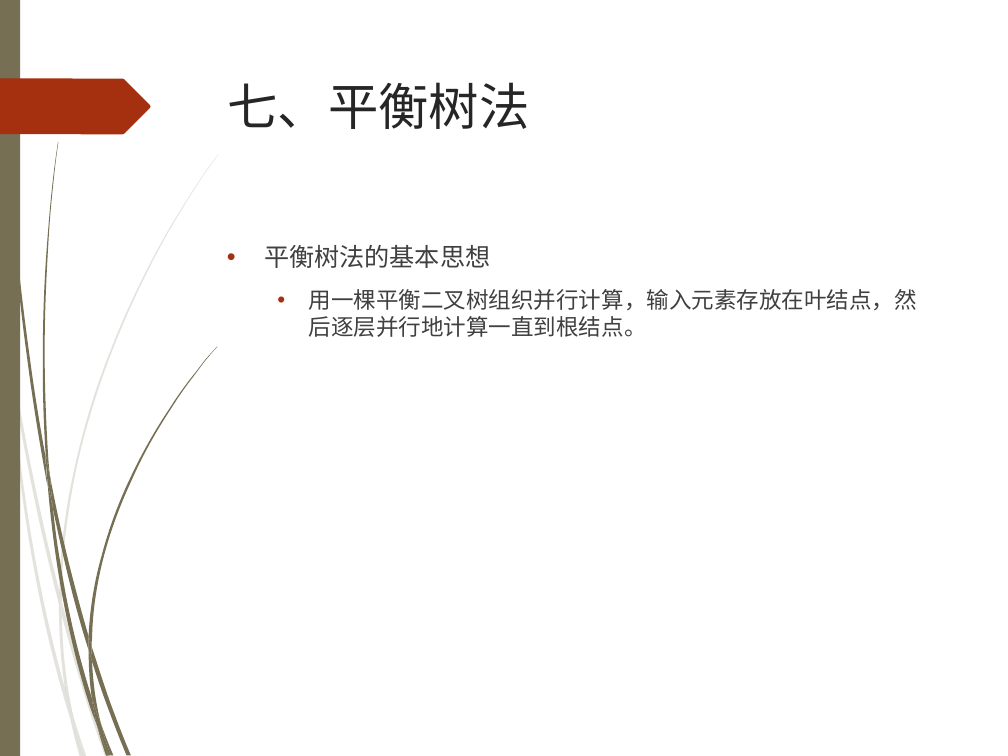
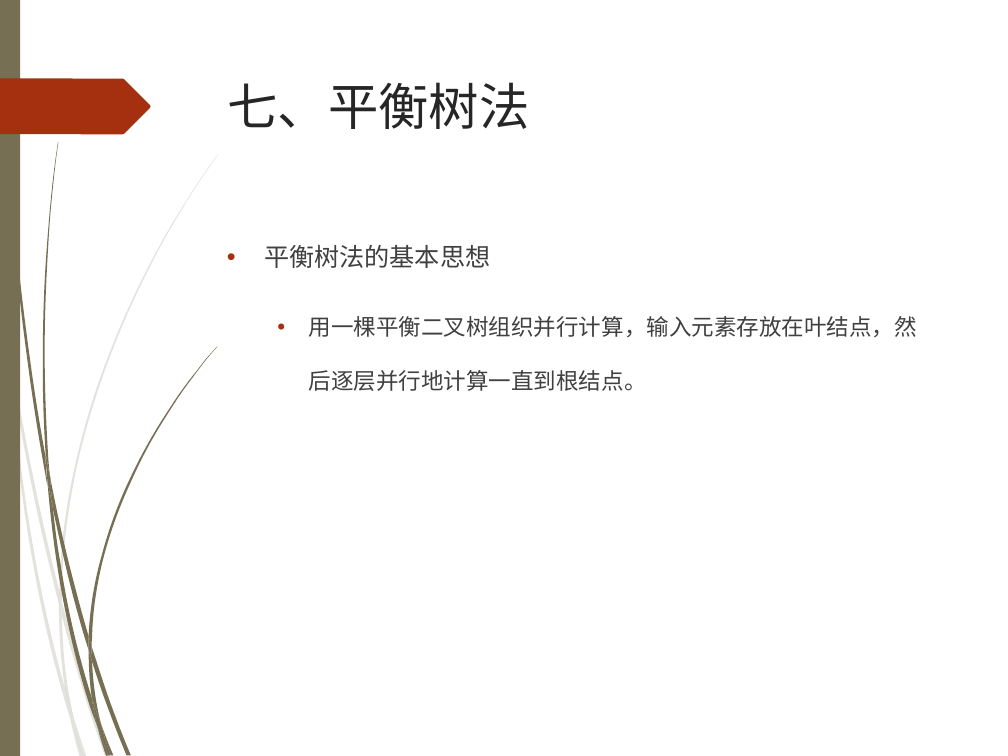
Before and after one commit to TeacherPeng/Parallel, a slide deck: slide 27 of 教案/并行算法.pptx. Drawn at 1008x756 pixels with LibreOffice and Linux fonts; fonts in the diff are those of the drawing; background and template pictures are left out. Boxes give left, top, right and bottom in pixels: in the first picture for what was removed or moved away, otherwise in the second. Text is boxed around its words. In the diff, an @@ line names an element or a change of style, - is before the commit and + after.

```diff
--- a/教案/并行算法.pptx
+++ b/教案/并行算法.pptx
@@ text at box(309, 316, 917, 391): line spacing 1 to 2 @@
```
Also in this commit, not shown: 2 other slides changed.
